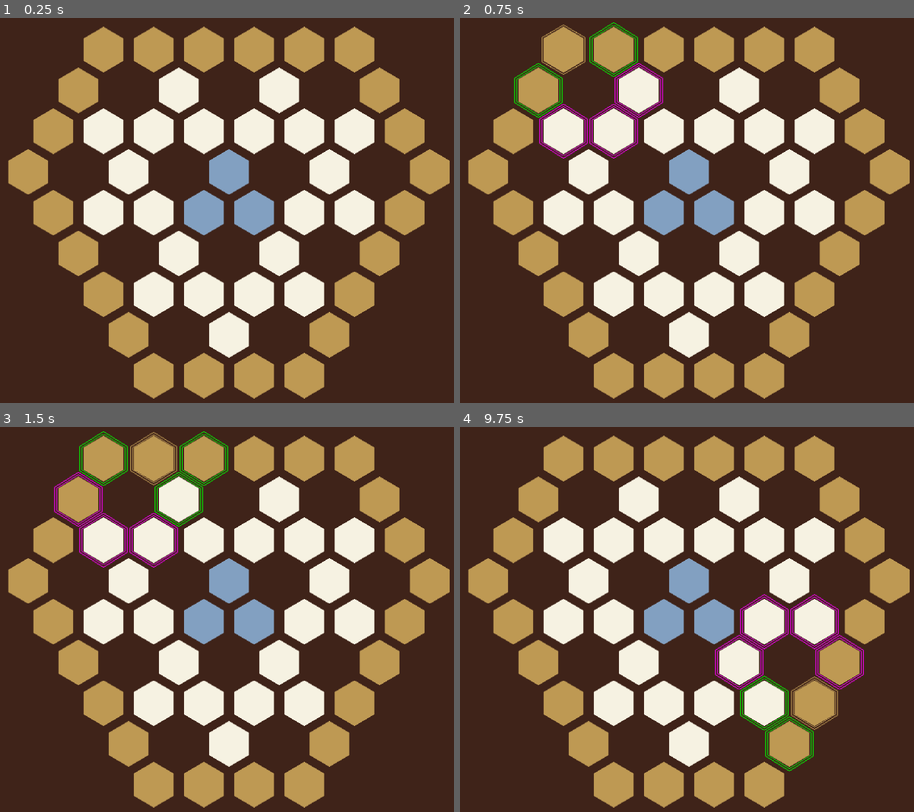
Above: before the commit, frames 1-4 (two rows, left to right).
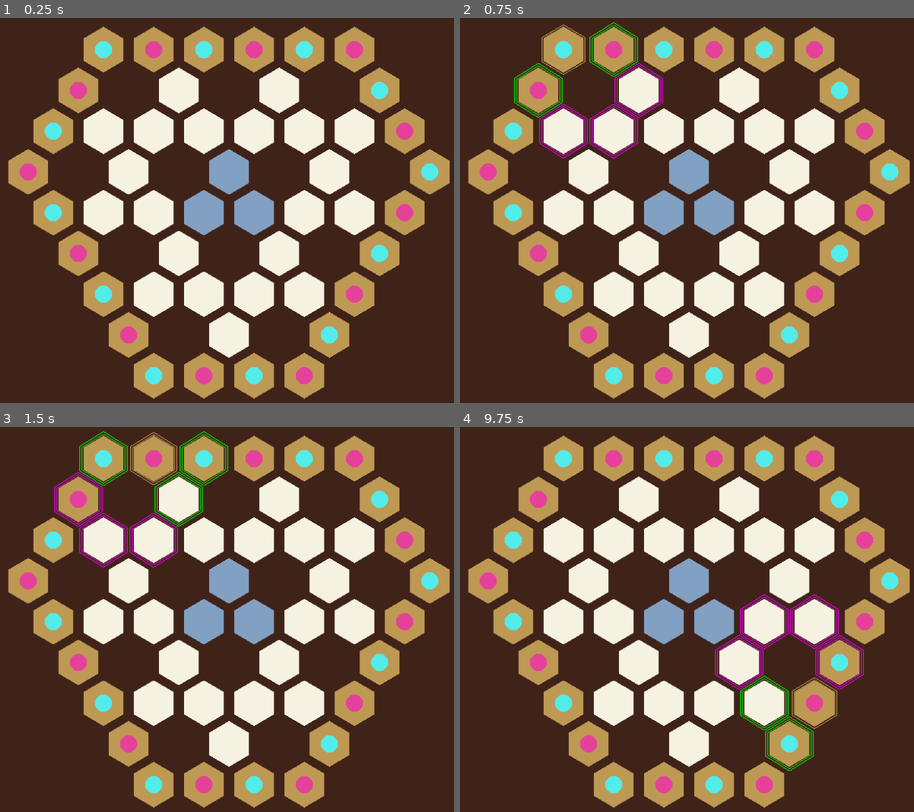
Above: after the commit, the same moments.

Repository: jbbranch9/MANOK
Game: Godot game, scene res://game.tscn
The game is run twice, just before and just after one commit, with the same random seed, the same clock (stepped at 60 frames per second) and the same inputs.
Inputs (mouse positions are in pixels of both pictures, inside the frame that each line leads up to):
- Up to frame 1 (0.25 s): no input
- Up to frame 2 (0.75 s): tap Enter at 0.5 s; move the mouse to (564, 48) at 0.52 s; click (564, 48) at 0.6 s
- Up to frame 3 (1.5 s): tap Space at 1.25 s; move the mouse to (154, 457) at 1.27 s; click (154, 457) at 1.35 s
- Up to frame 4 (9.75 s): move the mouse to (664, 457) at 2.02 s; click (664, 457) at 2.1 s; move the mouse to (714, 457) at 2.77 s; click (714, 457) at 2.85 s; move the mouse to (764, 457) at 3.52 s; click (764, 457) at 3.6 s; move the mouse to (814, 457) at 4.27 s; click (814, 457) at 4.35 s; move the mouse to (537, 500) at 5.02 s; click (537, 500) at 5.1 s; tap Enter at 5.75 s; move the mouse to (637, 500) at 5.77 s; click (637, 500) at 5.85 s; move the mouse to (736, 500) at 6.52 s; click (736, 500) at 6.6 s; move the mouse to (841, 500) at 7.27 s; click (841, 500) at 7.35 s; move the mouse to (514, 538) at 8.02 s; click (514, 538) at 8.1 s; move the mouse to (564, 538) at 8.77 s; click (564, 538) at 8.85 s; move the mouse to (827, 688) at 9.52 s; click (827, 688) at 9.6 s

The runs differ from the first frame. In frame 1, 3.3% of the frame differs, in the area x 4-97%, y 5-96%; in frame 2, 3.3%; in frame 3, 3.3%; in frame 4, 3.5%.

Commit message:
.

Diff:
--- a/board.gd
+++ b/board.gd
@@ -1,4 +1,10 @@
 extends Node2D
+
+onready var tiles = $tiles
 
 func _ready():
 	$background.modulate = Globals.PALETTE["board"]["negative"]
+
+
+func get_tile(tile_ID):
+	return tiles.get_node(tile_ID)
--- a/constants/zones.gd
+++ b/constants/zones.gd
@@ -76,15 +76,16 @@
 E2, I2, M2, \
 F1, H1, J1, L1]
 
-const TILES = ['D9', 'F9', 'H9', 'J9', 'L9', 'N9', \
-'C8', 'G8', 'K8', 'O8', \
-'B7', 'D7', 'F7', 'H7', 'J7', 'L7', 'N7', 'P7', \
-'A6', 'E6', 'I6', 'M6', 'Q6', \
-'B5', 'D5', 'F5', 'H5', 'J5', 'L5', 'N5', 'P5', \
-'C4', 'G4', 'K4', 'O4', \
-'D3', 'F3', 'H3', 'J3', 'L3', 'N3', \
-'E2', 'I2', 'M2', \
-'F1', 'H1', 'J1', 'L1']
+const TILES = [
+	'D9', 'F9', 'H9', 'J9', 'L9', 'N9', \
+	'C8', 'G8', 'K8', 'O8', \
+	'B7', 'D7', 'F7', 'H7', 'J7', 'L7', 'N7', 'P7', \
+	'A6', 'E6', 'I6', 'M6', 'Q6', \
+	'B5', 'D5', 'F5', 'H5', 'J5', 'L5', 'N5', 'P5', \
+	'C4', 'G4', 'K4', 'O4', \
+	'D3', 'F3', 'H3', 'J3', 'L3', 'N3', \
+	'E2', 'I2', 'M2', \
+	'F1', 'H1', 'J1', 'L1']
 
 const OUTER = ['D9', 'F9', 'H9', 'J9', 'L9', 'N9', 'O8', 'P7', 'Q6', 'P5', 'O4', 'N3', 'M2', 'L1', 'J1', 'H1', 'F1', 'E2', 'D3', 'C4', 'B5', 'A6', 'B7', 'C8']
 const MID = ['G8', 'K8', 'N7', 'N5', 'L3', 'I2', 'F3', 'D5', 'D7', 'F7', 'H7', 'J7', 'L7', 'M6', 'L5', 'K4', 'J3', 'H3', 'G4', 'F5', 'E6']
--- a/game.gd
+++ b/game.gd
@@ -14,6 +14,26 @@
 func _ready():
 	connect_signals()
 
+	setup_pieces(2)
+
+
+func setup_pieces(player_count: int):
+	var config = Zones.CONFIGURATIONS['_'+str(player_count)+'_PLAYER']
+	var p1_color = Globals.PALETTE['player_colors']['A']
+	var p2_color = Globals.PALETTE['player_colors']['B']
+	var p3_color = Globals.PALETTE['player_colors']['C']
+
+	var colors = [p1_color, p2_color]
+	if player_count == 3:
+		colors.append(p3_color)
+
+
+	for player_config in config:
+		var player_ix = config.find(player_config)
+		var player_color = colors[player_ix]
+		for tile_location in player_config:
+			var tile = get_tile(tile_location)
+			tile.place('pawn', player_color)
 
 func connect_signals():
 	for t in tiles:
@@ -23,12 +43,8 @@
 	cursor_focus = new_focus
 
 #searches the 'tiles' array and returns the named tile
-func get_tile(name):
-	var tile = null
-	for t in tiles:
-		if t.tile_name == name:
-			tile = t
-	return tile
+func get_tile(tile_ID):
+	return $board.get_tile(tile_ID)
 
 func highlight():
 
--- a/tile.gd
+++ b/tile.gd
@@ -51,3 +51,6 @@
 	var piece = pieces[piece_type]
 	piece.modulate = '#FFFFFF'
 	piece.visible = false
+
+func _to_string():
+	return tile_name
--- a/tile.tscn
+++ b/tile.tscn
@@ -52,14 +52,14 @@
 [node name="flare" type="AnimatedSprite" parent="flare"]
 frames = SubResource( 5 )
 animation = "flare"
-frame = 7
+frame = 8
 playing = true
 
 [node name="flare2" type="AnimatedSprite" parent="flare"]
 scale = Vector2( 1.1, 1.1 )
 frames = SubResource( 5 )
 animation = "flare"
-frame = 7
+frame = 8
 playing = true
 
 [node name="pawn" parent="." instance=ExtResource( 4 )]
